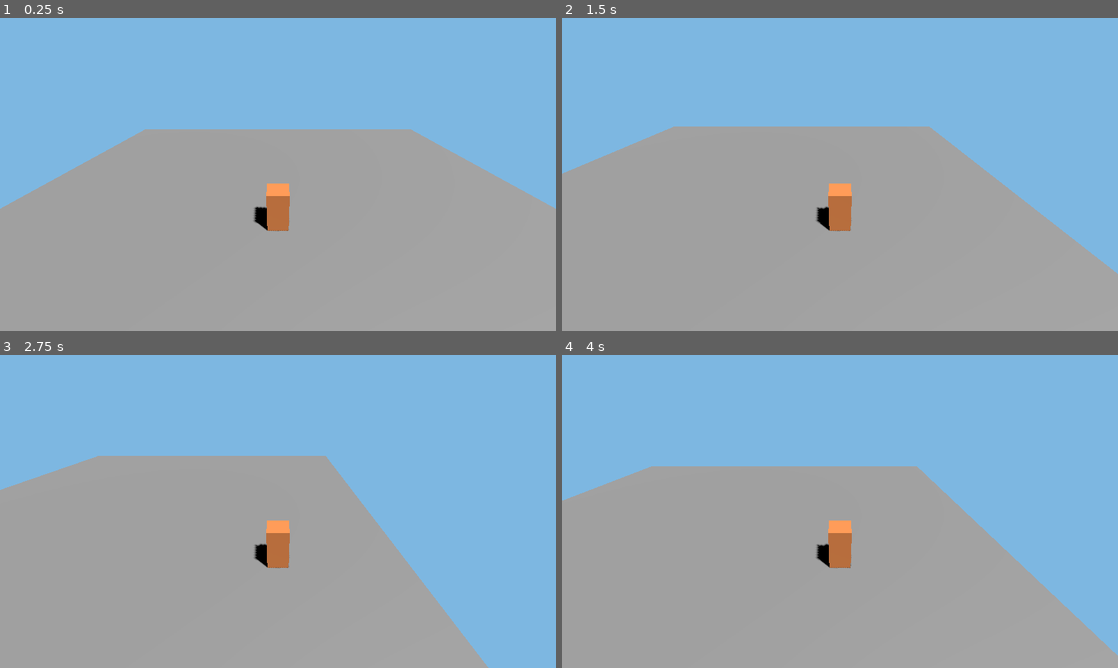
Above: before the commit, frames 1-4 (two rows, left to right).
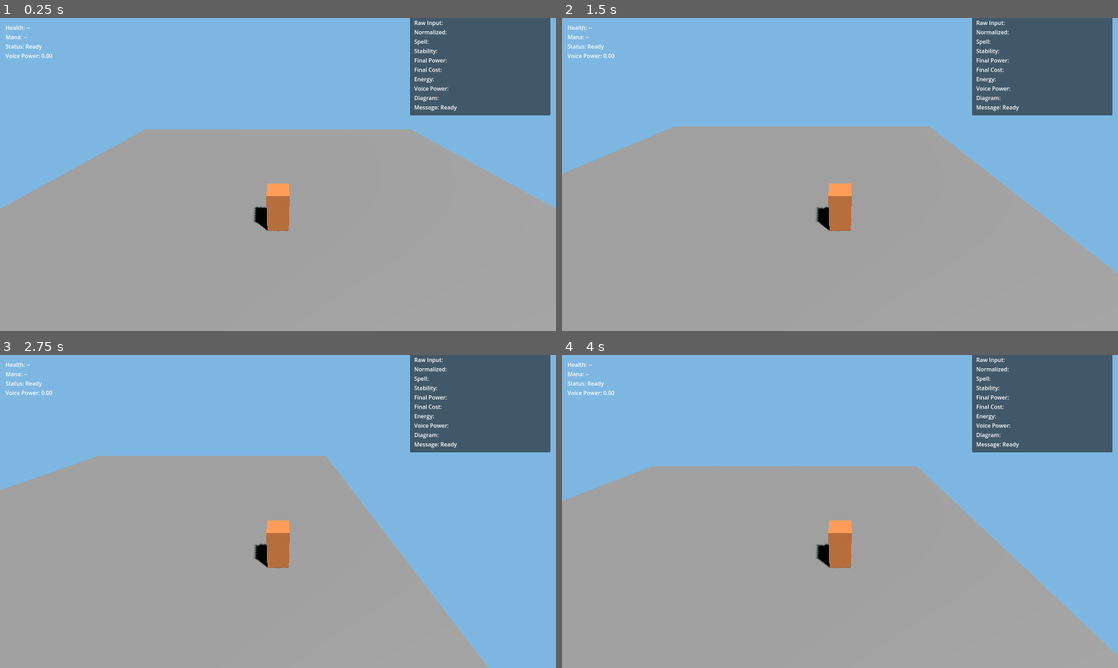
Above: after the commit, the same moments.

Repository: sh4d0w28/the-magic-engine
Game: Godot game, scene res://scenes/Main.tscn
Two runs of this game, one before a commit and one after it. Both use one fixed random seed, a clock stepped at 60 frames per second and the inputs below.
Inputs:
- Up to frame 1 (0.25 s): no input
- Up to frame 2 (1.5 s): tap Enter at 0.5 s; hold D 0.53-1.28 s; hold S from 1.28 s (still down)
- Up to frame 3 (2.75 s): tap Space at 2 s; release S at 2.03 s; hold D from 2.03 s (still down)
- Up to frame 4 (4 s): release D at 2.78 s; hold W 2.78-3.53 s; hold A from 3.53 s (still down)

The runs differ from the first frame. In frame 1, 8.0% of the frame differs, in the area x 1-99%, y 0-32%; in frame 2, 8.0%; in frame 3, 8.0%; in frame 4, 8.0%.

Commit message:
feat: complete milestone 1 scene shell

Diff:
--- a/scenes/Main.tscn
+++ b/scenes/Main.tscn
@@ -1,21 +1,14 @@
-[gd_scene load_steps=8 format=3 uid="uid://d2itcma2pfpc7"]
+[gd_scene load_steps=7 format=3 uid="uid://d2itcma2pfpc7"]
 
-[ext_resource type="Script" path="res://scripts/player/PlayerController.gd" id="1_hbw8s"]
+[ext_resource type="PackedScene" path="res://scenes/Player.tscn" id="1_wj1b0"]
+[ext_resource type="PackedScene" path="res://scenes/ui/HUD.tscn" id="2_8gobr"]
+[ext_resource type="PackedScene" path="res://scenes/ui/DebugPanel.tscn" id="3_a24eb"]
 
 [sub_resource type="BoxShape3D" id="BoxShape3D_ground"]
 size = Vector3(30, 1, 30)
 
 [sub_resource type="BoxMesh" id="BoxMesh_ground"]
 size = Vector3(30, 1, 30)
-
-[sub_resource type="BoxShape3D" id="BoxShape3D_player"]
-size = Vector3(1, 2, 1)
-
-[sub_resource type="BoxMesh" id="BoxMesh_player"]
-size = Vector3(1, 2, 1)
-
-[sub_resource type="StandardMaterial3D" id="StandardMaterial3D_player"]
-albedo_color = Color(0.913725, 0.541176, 0.286275, 1)
 
 [node name="Main" type="Node3D"]
 
@@ -39,23 +32,8 @@
 light_energy = 1.4
 shadow_enabled = true
 
-[node name="Player" type="CharacterBody3D" parent="."]
+[node name="Player" parent="." instance=ExtResource("1_wj1b0")]
 transform = Transform3D(1, 0, 0, 0, 1, 0, 0, 0, 1, 0, 1.05, 0)
-script = ExtResource("1_hbw8s")
-
-[node name="MeshInstance3D" type="MeshInstance3D" parent="Player"]
-mesh = SubResource("BoxMesh_player")
-surface_material_override/0 = SubResource("StandardMaterial3D_player")
-
-[node name="CollisionShape3D" type="CollisionShape3D" parent="Player"]
-shape = SubResource("BoxShape3D_player")
-
-[node name="CameraPivot" type="Node3D" parent="Player"]
-transform = Transform3D(1, 0, 0, 0, 1, 0, 0, 0, 1, 0, 1.6, 0)
-
-[node name="Camera3D" type="Camera3D" parent="Player/CameraPivot"]
-transform = Transform3D(1, 0, 0, 0, 0.866025, 0.5, 0, -0.5, 0.866025, 0, 4.5, 7.5)
-current = true
 
 [node name="SpellManager" type="Node" parent="."]
 
@@ -65,18 +43,6 @@
 
 [node name="UI" type="CanvasLayer" parent="."]
 
-[node name="HUD" type="Control" parent="UI"]
-layout_mode = 3
-anchors_preset = 15
-anchor_right = 1.0
-anchor_bottom = 1.0
-grow_horizontal = 2
-grow_vertical = 2
+[node name="HUD" parent="UI" instance=ExtResource("2_8gobr")]
 
-[node name="DebugPanel" type="Control" parent="UI"]
-layout_mode = 3
-anchors_preset = 15
-anchor_right = 1.0
-anchor_bottom = 1.0
-grow_horizontal = 2
-grow_vertical = 2
+[node name="DebugPanel" parent="UI" instance=ExtResource("3_a24eb")]
--- /dev/null
+++ b/scenes/Player.tscn
@@ -0,0 +1,29 @@
+[gd_scene load_steps=5 format=3 uid="uid://ce1vttg4l22a2"]
+
+[ext_resource type="Script" path="res://scripts/player/PlayerController.gd" id="1_b4lhy"]
+
+[sub_resource type="BoxShape3D" id="BoxShape3D_player"]
+size = Vector3(1, 2, 1)
+
+[sub_resource type="BoxMesh" id="BoxMesh_player"]
+size = Vector3(1, 2, 1)
+
+[sub_resource type="StandardMaterial3D" id="StandardMaterial3D_player"]
+albedo_color = Color(0.913725, 0.541176, 0.286275, 1)
+
+[node name="Player" type="CharacterBody3D"]
+script = ExtResource("1_b4lhy")
+
+[node name="MeshInstance3D" type="MeshInstance3D" parent="."]
+mesh = SubResource("BoxMesh_player")
+surface_material_override/0 = SubResource("StandardMaterial3D_player")
+
+[node name="CollisionShape3D" type="CollisionShape3D" parent="."]
+shape = SubResource("BoxShape3D_player")
+
+[node name="CameraPivot" type="Node3D" parent="."]
+transform = Transform3D(1, 0, 0, 0, 1, 0, 0, 0, 1, 0, 1.6, 0)
+
+[node name="Camera3D" type="Camera3D" parent="CameraPivot"]
+transform = Transform3D(1, 0, 0, 0, 0.866025, 0.5, 0, -0.5, 0.866025, 0, 4.5, 7.5)
+current = true
--- /dev/null
+++ b/scenes/ui/DebugPanel.tscn
@@ -0,0 +1,69 @@
+[gd_scene load_steps=2 format=3 uid="uid://cq6e6n6g3m8es"]
+
+[ext_resource type="Script" path="res://scripts/ui/DebugPanel.gd" id="1_0j6wd"]
+
+[node name="DebugPanel" type="PanelContainer"]
+anchors_preset = 1
+anchor_left = 1.0
+anchor_right = 1.0
+offset_left = -420.0
+offset_top = 16.0
+offset_right = -16.0
+offset_bottom = 280.0
+grow_horizontal = 0
+grow_vertical = 0
+script = ExtResource("1_0j6wd")
+
+[node name="MarginContainer" type="MarginContainer" parent="."]
+layout_mode = 2
+theme_override_constants/margin_left = 12
+theme_override_constants/margin_top = 12
+theme_override_constants/margin_right = 12
+theme_override_constants/margin_bottom = 12
+
+[node name="VBoxContainer" type="VBoxContainer" parent="MarginContainer"]
+layout_mode = 2
+
+[node name="TitleLabel" type="Label" parent="MarginContainer/VBoxContainer"]
+layout_mode = 2
+text = "Debug Panel"
+
+[node name="RawInputLabel" type="Label" parent="MarginContainer/VBoxContainer"]
+layout_mode = 2
+text = "Raw Input: "
+
+[node name="NormalizedInputLabel" type="Label" parent="MarginContainer/VBoxContainer"]
+layout_mode = 2
+text = "Normalized: "
+
+[node name="SpellLabel" type="Label" parent="MarginContainer/VBoxContainer"]
+layout_mode = 2
+text = "Spell: "
+
+[node name="StabilityLabel" type="Label" parent="MarginContainer/VBoxContainer"]
+layout_mode = 2
+text = "Stability: "
+
+[node name="PowerLabel" type="Label" parent="MarginContainer/VBoxContainer"]
+layout_mode = 2
+text = "Final Power: "
+
+[node name="CostLabel" type="Label" parent="MarginContainer/VBoxContainer"]
+layout_mode = 2
+text = "Final Cost: "
+
+[node name="EnergyLabel" type="Label" parent="MarginContainer/VBoxContainer"]
+layout_mode = 2
+text = "Energy: "
+
+[node name="VoicePowerLabel" type="Label" parent="MarginContainer/VBoxContainer"]
+layout_mode = 2
+text = "Voice Power: "
+
+[node name="DiagramLabel" type="Label" parent="MarginContainer/VBoxContainer"]
+layout_mode = 2
+text = "Diagram: "
+
+[node name="MessageLabel" type="Label" parent="MarginContainer/VBoxContainer"]
+layout_mode = 2
+text = "Message: Ready"
--- /dev/null
+++ b/scenes/ui/HUD.tscn
@@ -0,0 +1,49 @@
+[gd_scene load_steps=2 format=3 uid="uid://cwtqkny6xqf5p"]
+
+[ext_resource type="Script" path="res://scripts/ui/HUD.gd" id="1_35bqp"]
+
+[node name="HUD" type="Control"]
+layout_mode = 3
+anchors_preset = 15
+anchor_right = 1.0
+anchor_bottom = 1.0
+grow_horizontal = 2
+grow_vertical = 2
+script = ExtResource("1_35bqp")
+
+[node name="MarginContainer" type="MarginContainer" parent="."]
+layout_mode = 1
+anchors_preset = 15
+anchor_right = 1.0
+anchor_bottom = 1.0
+offset_left = 16.0
+offset_top = 16.0
+offset_right = -16.0
+offset_bottom = -16.0
+grow_horizontal = 2
+grow_vertical = 2
+
+[node name="VBoxContainer" type="VBoxContainer" parent="MarginContainer"]
+layout_mode = 2
+
+[node name="HealthLabel" type="Label" parent="MarginContainer/VBoxContainer"]
+layout_mode = 2
+text = "Health: --"
+
+[node name="ManaLabel" type="Label" parent="MarginContainer/VBoxContainer"]
+layout_mode = 2
+text = "Mana: --"
+
+[node name="StatusLabel" type="Label" parent="MarginContainer/VBoxContainer"]
+layout_mode = 2
+text = "Status: Ready"
+
+[node name="VoicePowerLabel" type="Label" parent="MarginContainer/VBoxContainer"]
+layout_mode = 2
+text = "Voice Power: 0.00"
+
+[node name="InputLine" type="LineEdit" parent="MarginContainer/VBoxContainer"]
+visible = false
+custom_minimum_size = Vector2(360, 0)
+layout_mode = 2
+placeholder_text = "Type incantation and press Enter"
--- /dev/null
+++ b/scripts/ui/DebugPanel.gd
@@ -0,0 +1,45 @@
+extends PanelContainer
+
+@onready var _raw_input_label: Label = $MarginContainer/VBoxContainer/RawInputLabel
+@onready var _normalized_input_label: Label = $MarginContainer/VBoxContainer/NormalizedInputLabel
+@onready var _spell_label: Label = $MarginContainer/VBoxContainer/SpellLabel
+@onready var _stability_label: Label = $MarginContainer/VBoxContainer/StabilityLabel
+@onready var _power_label: Label = $MarginContainer/VBoxContainer/PowerLabel
+@onready var _cost_label: Label = $MarginContainer/VBoxContainer/CostLabel
+@onready var _energy_label: Label = $MarginContainer/VBoxContainer/EnergyLabel
+@onready var _voice_power_label: Label = $MarginContainer/VBoxContainer/VoicePowerLabel
+@onready var _diagram_label: Label = $MarginContainer/VBoxContainer/DiagramLabel
+@onready var _message_label: Label = $MarginContainer/VBoxContainer/MessageLabel
+
+
+func set_submitted_input(raw_input: String, normalized_input: String) -> void:
+	_raw_input_label.text = "Raw Input: %s" % raw_input
+	_normalized_input_label.text = "Normalized: %s" % normalized_input
+
+
+func set_spell_result(result: Dictionary) -> void:
+	_spell_label.text = "Spell: %s" % result.get("spell_name", "-")
+	_stability_label.text = "Stability: %.2f" % float(result.get("stability", 0.0))
+	_power_label.text = "Final Power: %.2f" % float(result.get("final_power", 0.0))
+	_cost_label.text = "Final Cost: %.2f" % float(result.get("final_cost", 0.0))
+	_energy_label.text = "Energy: Mana %.1f / Health %.1f" % [
+		float(result.get("mana_spent", 0.0)),
+		float(result.get("health_spent", 0.0))
+	]
+	_message_label.text = "Message: %s" % result.get("message", "")
+
+
+func set_voice_power(voice_power: float) -> void:
+	_voice_power_label.text = "Voice Power: %.2f" % voice_power
+
+
+func set_diagram_result(diagram_result: Dictionary) -> void:
+	_diagram_label.text = "Diagram: %s (acc %.2f, size %.2f)" % [
+		diagram_result.get("shape_type", "none"),
+		float(diagram_result.get("accuracy", 0.0)),
+		float(diagram_result.get("size", 0.0))
+	]
+
+
+func set_message(message: String) -> void:
+	_message_label.text = "Message: %s" % message
--- /dev/null
+++ b/scripts/ui/HUD.gd
@@ -0,0 +1,50 @@
+extends Control
+
+signal input_submitted(text: String)
+
+@onready var _health_label: Label = $MarginContainer/VBoxContainer/HealthLabel
+@onready var _mana_label: Label = $MarginContainer/VBoxContainer/ManaLabel
+@onready var _status_label: Label = $MarginContainer/VBoxContainer/StatusLabel
+@onready var _voice_power_label: Label = $MarginContainer/VBoxContainer/VoicePowerLabel
+@onready var _input_line: LineEdit = $MarginContainer/VBoxContainer/InputLine
+
+
+func _ready() -> void:
+	_input_line.text_submitted.connect(_on_input_submitted)
+	_input_line.hide()
+
+
+func set_health_and_mana(health: float, mana: float) -> void:
+	_health_label.text = "Health: %.1f" % health
+	_mana_label.text = "Mana: %.1f" % mana
+
+
+func set_status(message: String) -> void:
+	_status_label.text = "Status: %s" % message
+
+
+func set_voice_power(voice_power: float) -> void:
+	_voice_power_label.text = "Voice Power: %.2f" % voice_power
+
+
+func open_input() -> void:
+	_input_line.show()
+	_input_line.grab_focus()
+	_input_line.clear()
+
+
+func close_input() -> void:
+	_input_line.hide()
+	_input_line.release_focus()
+
+
+func is_input_open() -> bool:
+	return _input_line.visible
+
+
+func get_current_input() -> String:
+	return _input_line.text
+
+
+func _on_input_submitted(text: String) -> void:
+	input_submitted.emit(text)
